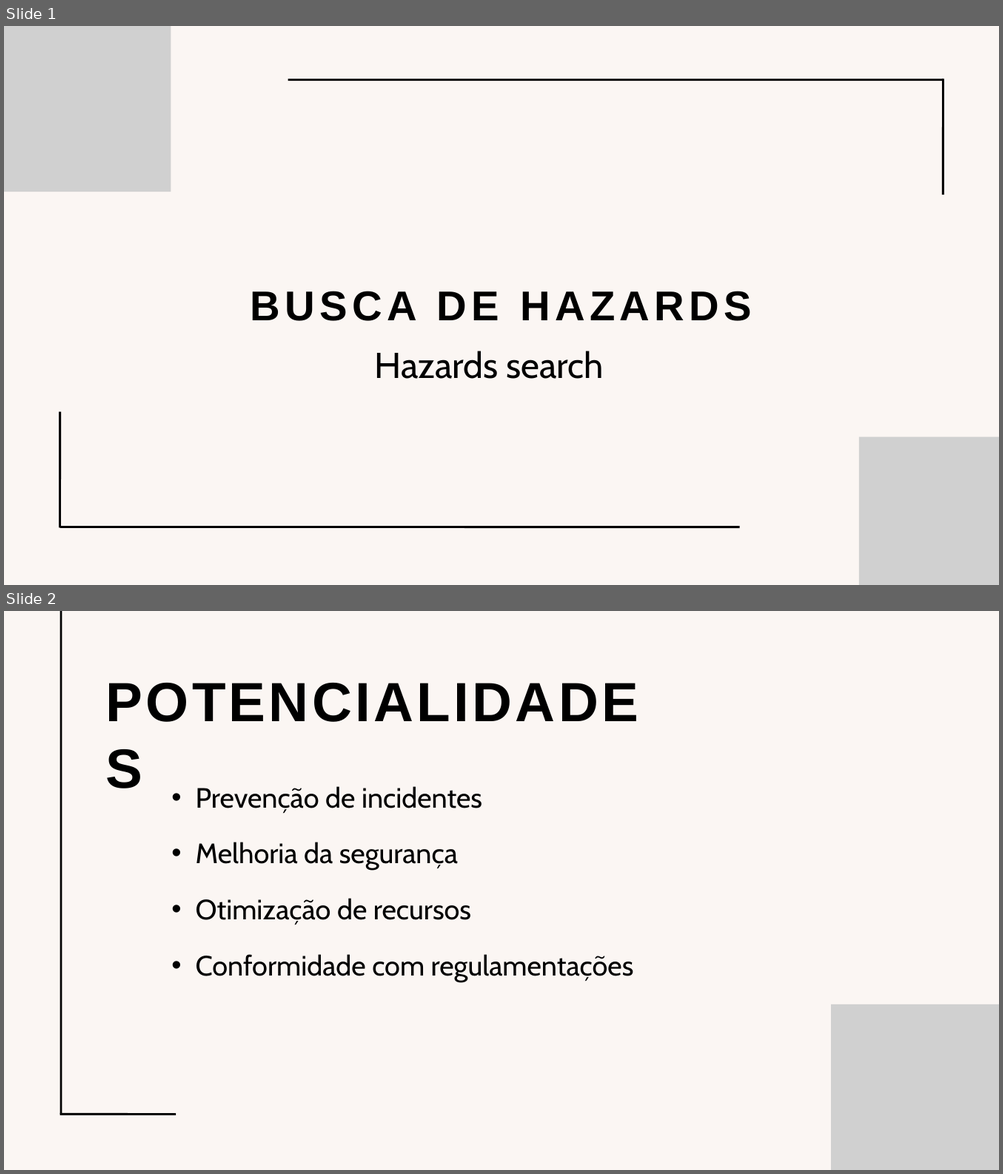
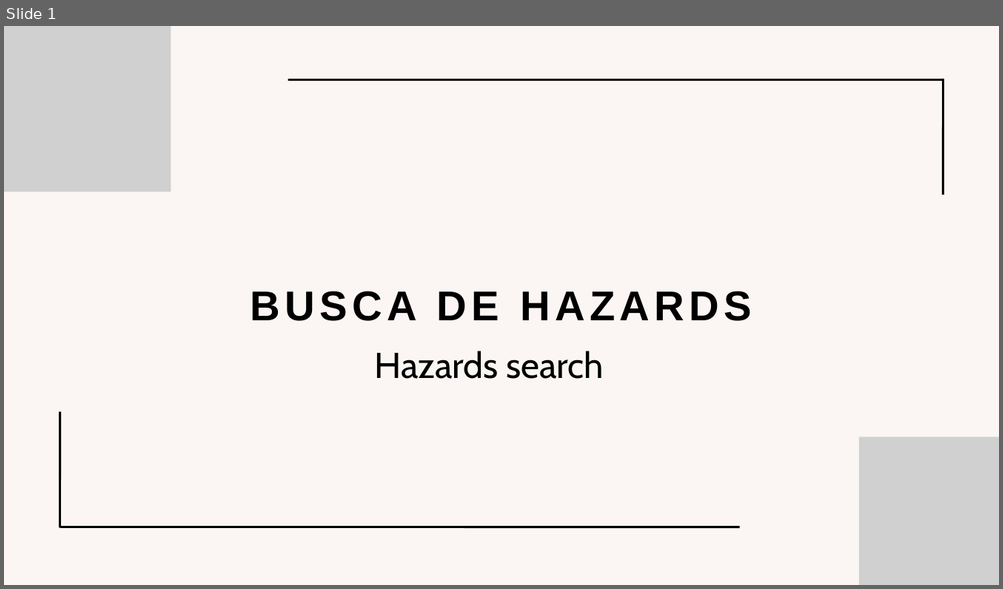
Before and after one commit to alocinny/estrutura-de-dados-estudo, a slide deck: seminário/Busca de hazards.pptx. Shown one above the other, each under a label of ours: slides 1 and 2 before the commit, slide 1 after it. The pictures are 1003x1174 and 1003x589 pixels, drawn with LibreOffice and Linux fonts; fonts in the diff are those of the drawing; grey boxes stand for pictures. Boxes give left, top, right and bottom in pixels: in the first picture for what was removed or moved away, otherwise in the second. Text is boxed around its words. In the diff, an @@ line names an element or a change of style, - is before the commit and + after.

```diff
--- a/seminário/Busca de hazards.pptx
+++ b/seminário/Busca de hazards.pptx
@@ slide 2 removed at (x1=4, y1=611, x2=999, y2=1170), background #FBF6F3 @@
@@ line removed from (61, 611) to (61, 1115) @@
@@ text removed at (x1=106, y1=667, x2=657, y2=733) @@
-POTENCIALIDADES
@@ text removed at (x1=196, y1=786, x2=634, y2=982) @@
-  • Prevenção de incidentes
-  • Melhoria da segurança
-  • Otimização de recursos
-  • Conformidade com regulamentações
@@ picture removed at (x1=831, y1=1005, x2=999, y2=1170) @@
@@ line removed from (60, 1114) to (176, 1114) @@
```
Also in this commit, not shown: 9 slides added, 4 other slides removed, 2 other files.
